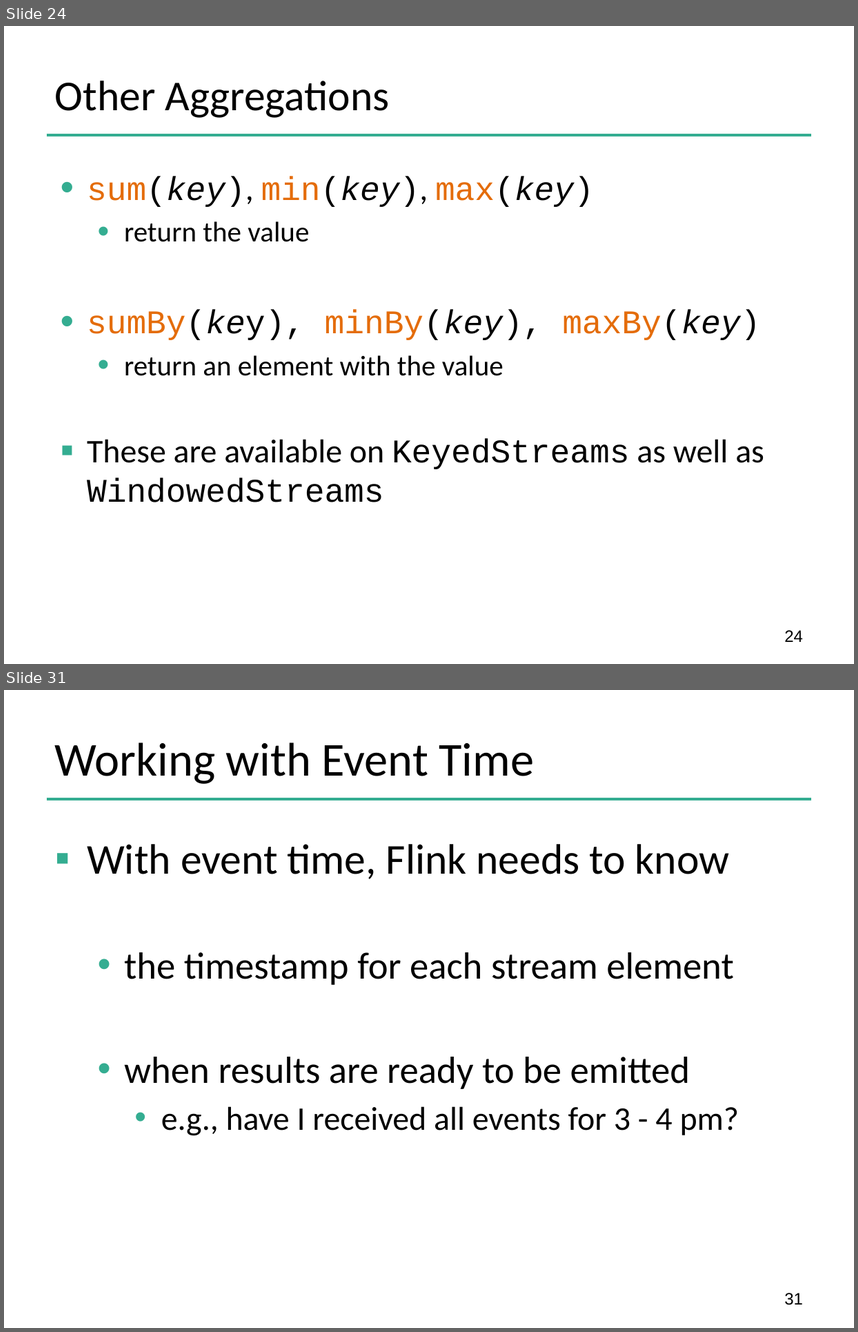
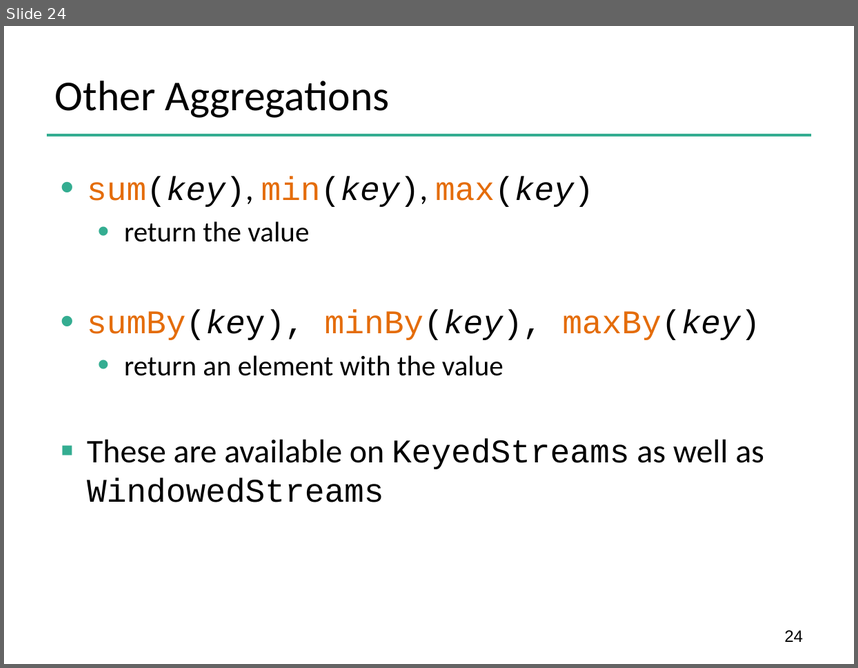
Before and after one commit to dataArtisans/flink-training-web, a slide deck: slides/flink_stream_windows.pptx. Shown one above the other, each under a label of ours: slides 24 and 31 before the commit, slide 24 after it; the slides between them are not shown. The pictures are 858x1332 and 858x668 pixels, drawn with LibreOffice and Linux fonts; fonts in the diff are those of the drawing; background and template pictures are left out. Boxes give left, top, right and bottom in pixels: in the first picture for what was removed or moved away, otherwise in the second. Text is boxed around its words. In the diff, an @@ line names an element or a change of style, - is before the commit and + after.

```diff
--- a/slides/flink_stream_windows.pptx
+++ b/slides/flink_stream_windows.pptx
@@ slide 31 removed at (4,690,854,1328), background #FFFFFF; not listed: 1 template element that a slide beside it also shows @@
@@ title removed at (55,742,535,784) @@
-Working with Event Time
@@ text removed at (87,844,740,1136) @@
-▪ With event time, Flink needs to know
-  • the timestamp for each stream element
-  • when results are ready to be emitted
-    • e.g., have I received all events for 3 - 4 pm?
@@ page number removed at (784,1292,803,1305) @@
-31
```
Also in this commit, not shown: 3 slides changed, 1 slide added, 21 other slides removed, 40 other files.
